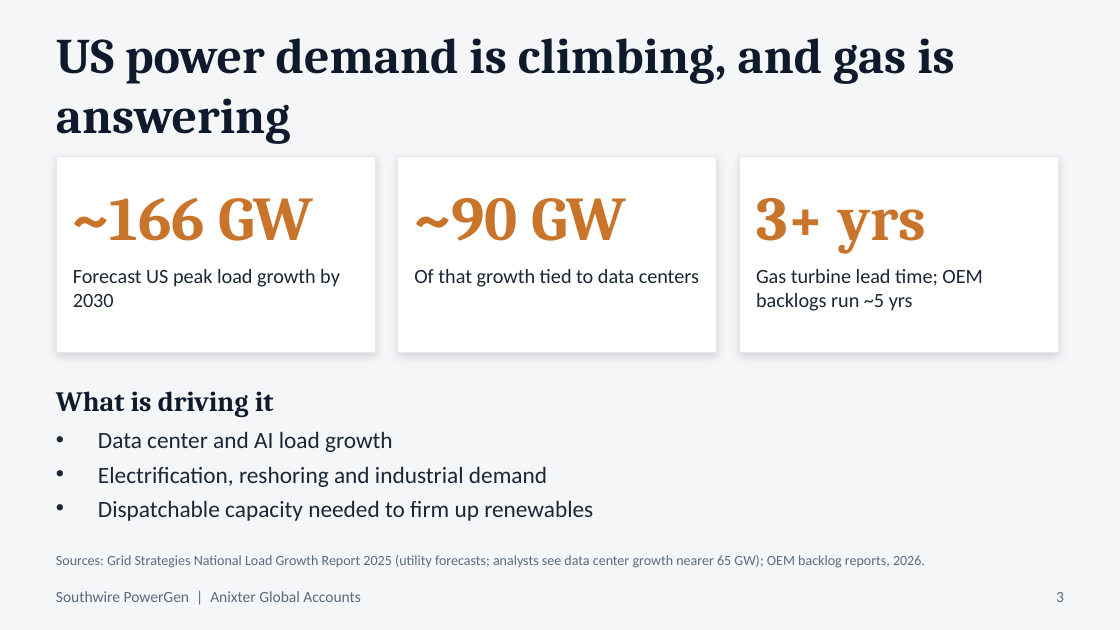
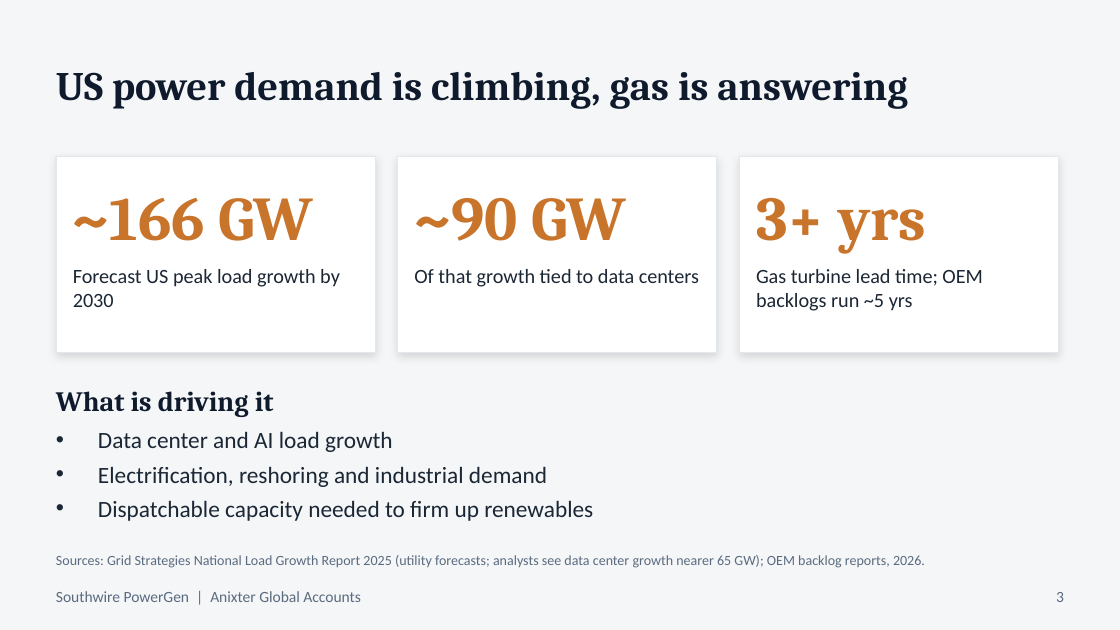
Before and after one commit to shardt87/ln, a slide deck: slide 3 of presentations/Anixter_PowerGen_Presentation_DRAFT.pptx. Drawn at 1120x630 pixels with LibreOffice and Linux fonts; fonts in the diff are those of the drawing. Boxes give left, top, right and bottom in pixels: in the first picture for what was removed or moved away, otherwise in the second. Text is boxed around its words. In the diff, an @@ line names an element or a change of style, - is before the commit and + after.

```diff
--- a/presentations/Anixter_PowerGen_Presentation_DRAFT.pptx
+++ b/presentations/Anixter_PowerGen_Presentation_DRAFT.pptx
@@ text at (56, 72, 908, 109): text changed; size 32 to 26 pt @@
-US power demand is climbing, and gas is answering
+US power demand is climbing, gas is answering
```
Also in this commit, not shown: 7 other slides changed.
